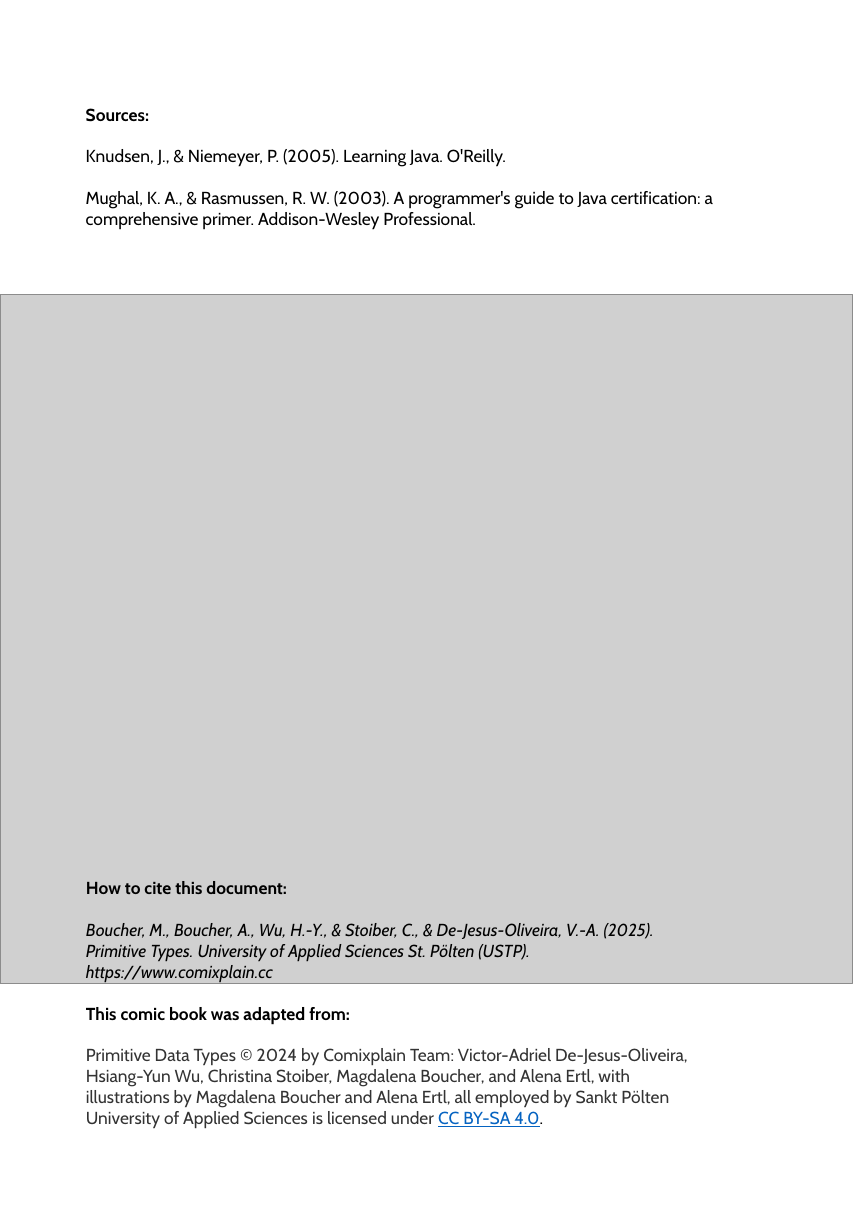
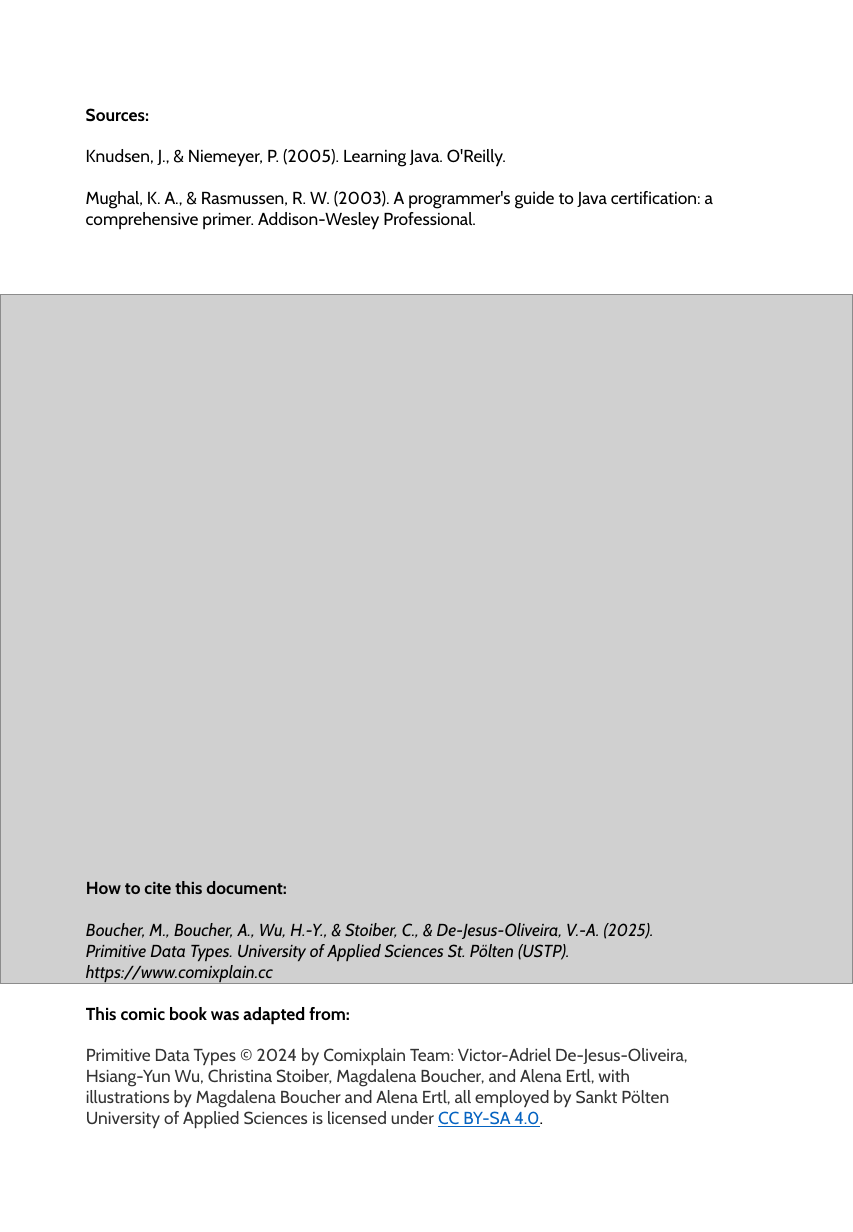
Before and after one commit to fhstp/comixplain, a slide deck: slide 8 of Comixplain_Editions/Primitive Types/PowerPoint/Comixplain - Primitive Datatypes EN.pptx. Drawn at 853x1232 pixels with LibreOffice and Linux fonts; fonts in the diff are those of the drawing; grey boxes stand for pictures. Boxes give left, top, right and bottom in pixels: in the first picture for what was removed or moved away, otherwise in the second. Text is boxed around its words. In the diff, an @@ line names an element or a change of style, - is before the commit and + after.

Commit message:
Primitive Data Types in English updated

```diff
--- a/Comixplain_Editions/Primitive Types/PowerPoint/Comixplain - Primitive Datatypes EN.pptx
+++ b/Comixplain_Editions/Primitive Types/PowerPoint/Comixplain - Primitive Datatypes EN.pptx
@@ title at bbox=[86, 881, 688, 1129]: text changed @@
-How to cite this document:
-Boucher, M., Boucher, A., Wu, H.-Y., & Stoiber, C., & De-Jesus-Oliveira, V.-A. (2025). Primitive Types. University of Applied Sciences St. Pölten (USTP). https://www.comixplain.cc
-This comic book was adapted from:
-Primitive Data Types © 2024 by Comixplain Team: Victor-Adriel De-Jesus-Oliveira, Hsiang-Yun Wu, Christina Stoiber, Magdalena Boucher, and Alena Ertl, with illustrations by Magdalena Boucher and Alena Ertl, all employed by Sankt Pölten University of Applied Sciences is licensed under CC BY-SA 4.0.
+How to cite this document:
+Boucher, M., Boucher, A., Wu, H.-Y., & Stoiber, C., & De-Jesus-Oliveira, V.-A. (2025). Primitive Data Types. University of Applied Sciences St. Pölten (USTP). https://www.comixplain.cc
+This comic book was adapted from:
+Primitive Data Types © 2024 by Comixplain Team: Victor-Adriel De-Jesus-Oliveira, Hsiang-Yun Wu, Christina Stoiber, Magdalena Boucher, and Alena Ertl, with illustrations by Magdalena Boucher and Alena Ertl, all employed by Sankt Pölten University of Applied Sciences is licensed under CC BY-SA 4.0.
```
Also in this commit, not shown: 1 other file.
